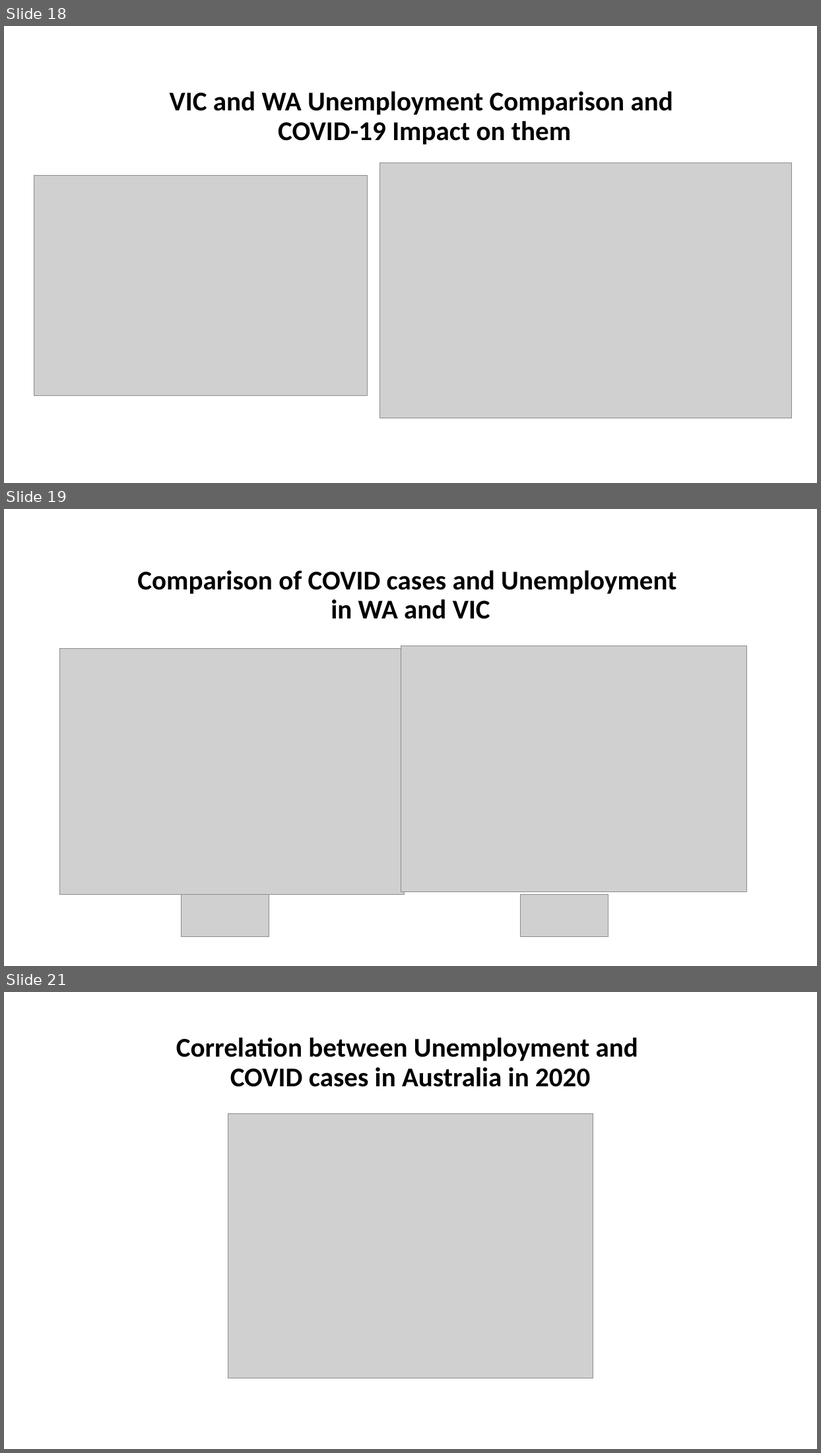
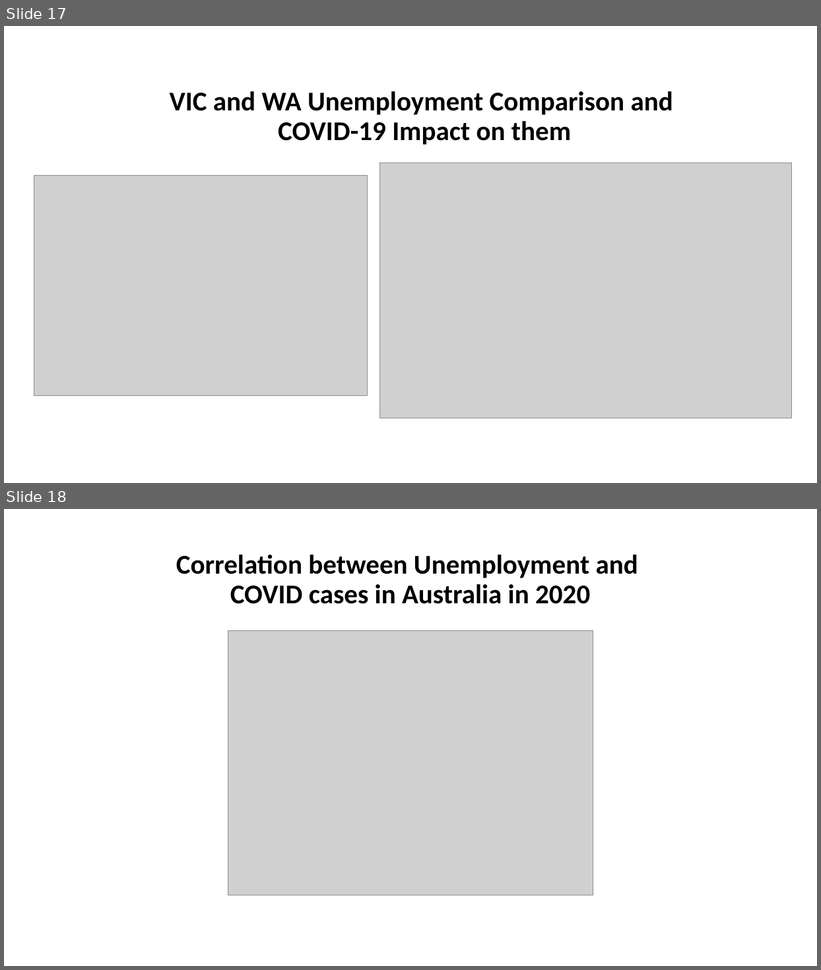
Before and after one commit to xsbaggages/Project_1, a slide deck: Project1.pptx. Shown one above the other, each under a label of ours: slides 18, 19 and 21 before the commit, slides 17 and 18 after it; the slides between them are not shown. The pictures are 821x1453 and 821x970 pixels, drawn with LibreOffice and Linux fonts; fonts in the diff are those of the drawing; grey boxes stand for pictures. Boxes give left, top, right and bottom in pixels: in the first picture for what was removed or moved away, otherwise in the second. Text is boxed around its words. In the diff, an @@ line names an element or a change of style, - is before the commit and + after.

```diff
--- a/Project1.pptx
+++ b/Project1.pptx
@@ slide 19 removed at (4, 509, 817, 966), background #FFFFFF @@
@@ title removed at (137, 570, 677, 619) @@
-Comparison of COVID cases and Unemployment
-in WA and VIC
@@ picture removed at (401, 646, 748, 892) @@
@@ picture removed at (60, 649, 404, 894) @@
@@ picture removed at (182, 894, 269, 937) @@
@@ picture removed at (521, 894, 609, 937) @@
@@ what was slide 18 is now slide 17 @@
@@ what was slide 21 is now slide 18 @@
```
Also in this commit, not shown: 2 slides changed, 4 other slides removed, 8 other files.
